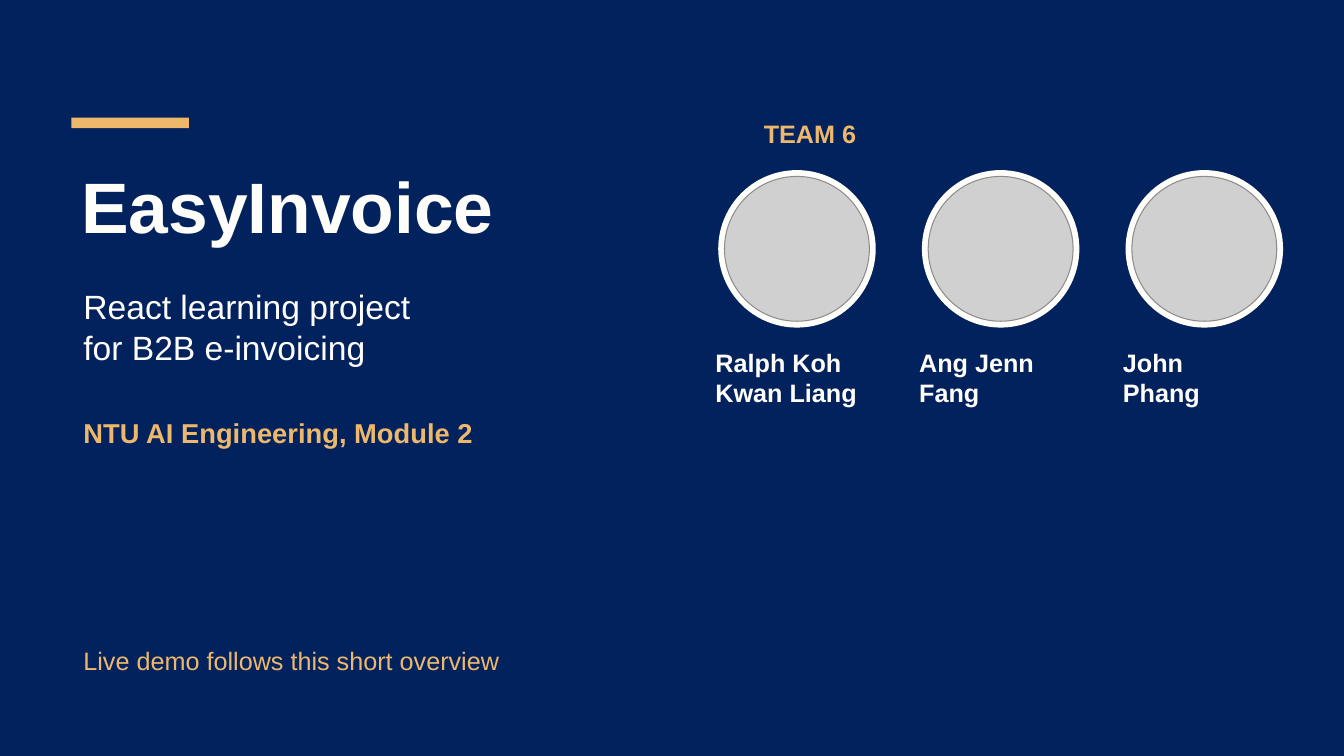
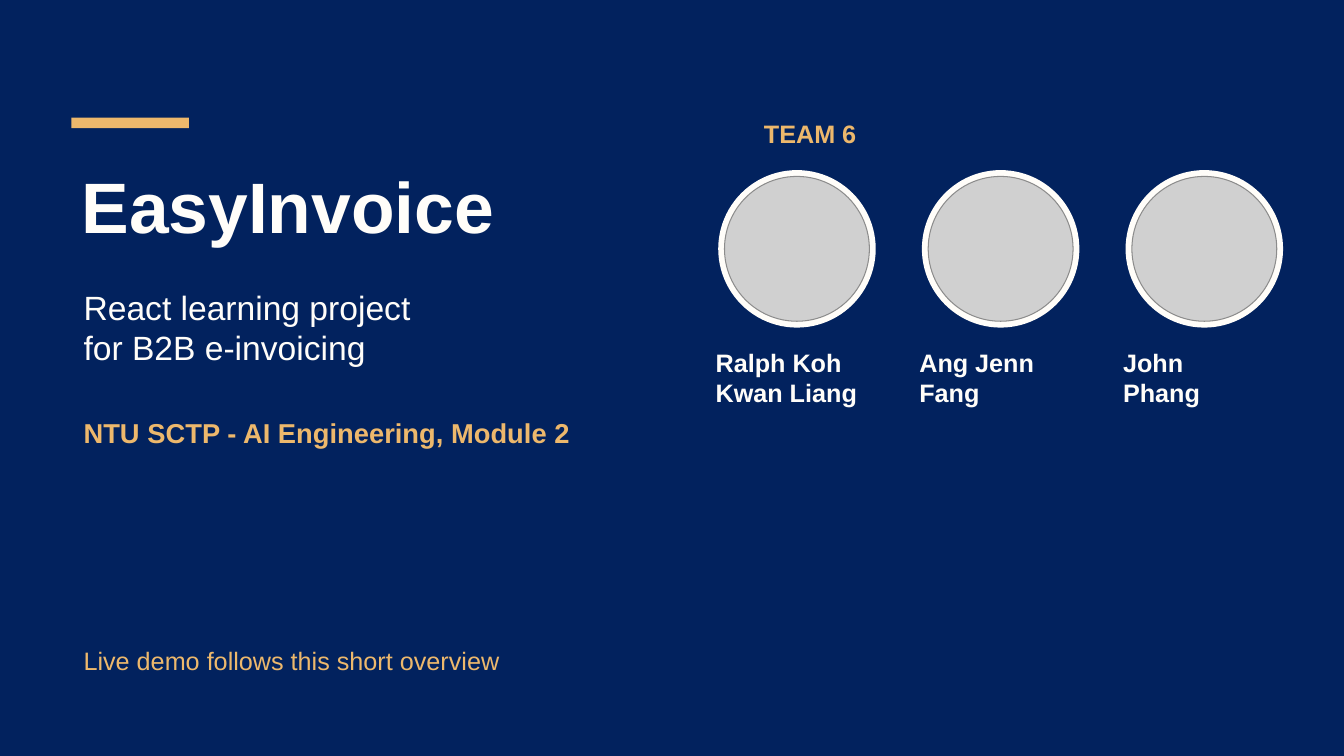
Before and after one commit to NTU-AIE1F-Team6/m2-b2b-invoice-mgmt-sys, a slide deck: slide 1 of docs/planning/EasyInvoice-Module2-Presentation.pptx. Drawn at 1344x756 pixels with LibreOffice and Linux fonts; fonts in the diff are those of the drawing; grey boxes stand for pictures. Boxes give left, top, right and bottom in pixels: in the first picture for what was removed or moved away, otherwise in the second. Text is boxed around its words. In the diff, an @@ line names an element or a change of style, - is before the commit and + after.

```diff
--- a/docs/planning/EasyInvoice-Module2-Presentation.pptx
+++ b/docs/planning/EasyInvoice-Module2-Presentation.pptx
@@ text at <box>84,423,569,448</box>: text changed @@
-NTU AI Engineering, Module 2
+NTU SCTP - AI Engineering, Module 2
```
Also in this commit, not shown: 2 other slides changed, 1 slide removed, 1 other file.
